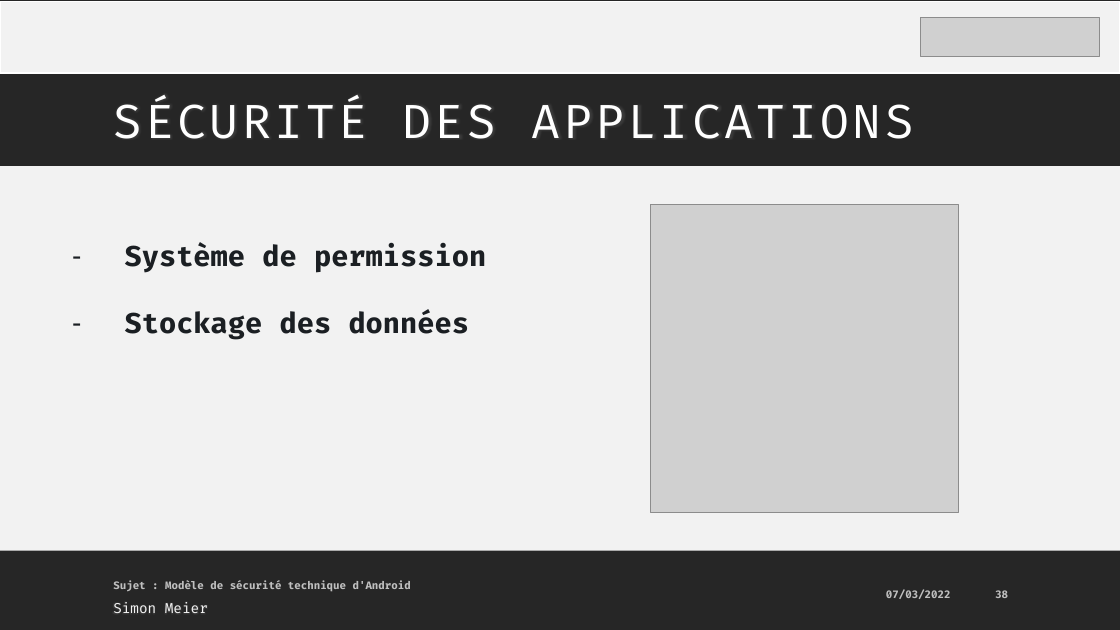
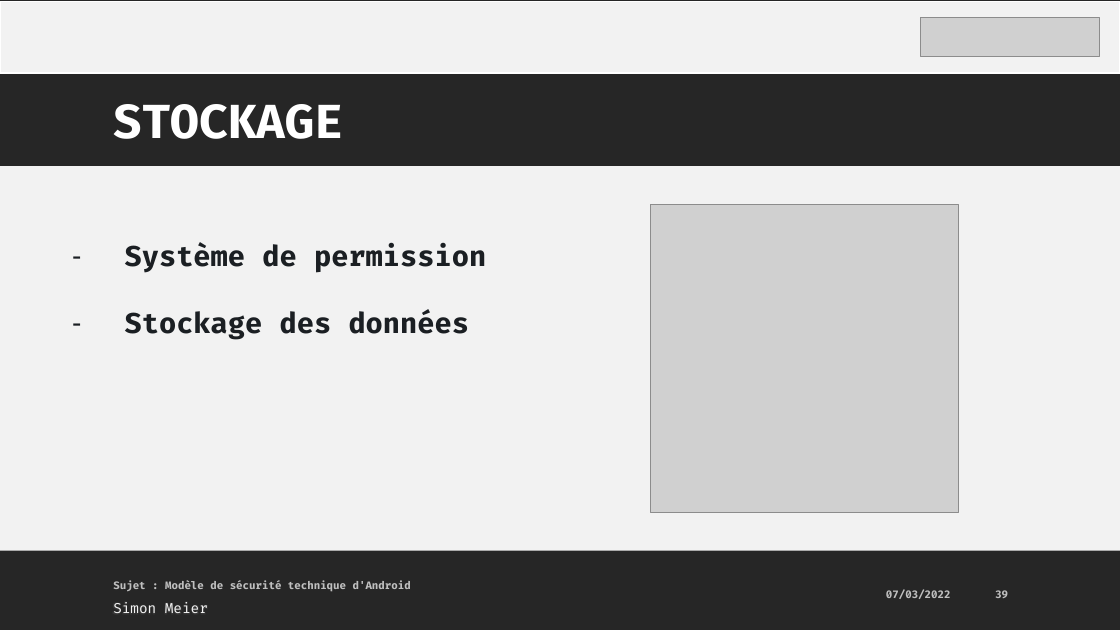
Before and after one commit to MrAresInFlesh/HeArcSecurityWorkspace, a slide deck: slide 39 of presentation/Presentation_ModeleSecuriteAndroid.pptx (slide 38 before the commit). Drawn at 1120x630 pixels with LibreOffice and Linux fonts; fonts in the diff are those of the drawing; grey boxes stand for pictures. Boxes give left, top, right and bottom in pixels: in the first picture for what was removed or moved away, otherwise in the second. Text is boxed around its words. In the diff, an @@ line names an element or a change of style, - is before the commit and + after.

```diff
--- a/presentation/Presentation_ModeleSecuriteAndroid.pptx
+++ b/presentation/Presentation_ModeleSecuriteAndroid.pptx
@@ title at bbox=[113, 104, 342, 139]: text changed; text colour gradient #FFFFFF to #A6A6A6 to #FFFFFF; bold on @@
-SÉCURITÉ DES APPLICATIONS
+STOCKAGE
```
Also in this commit, not shown: 5 other slides changed, 1 slide added, 1 other file.
